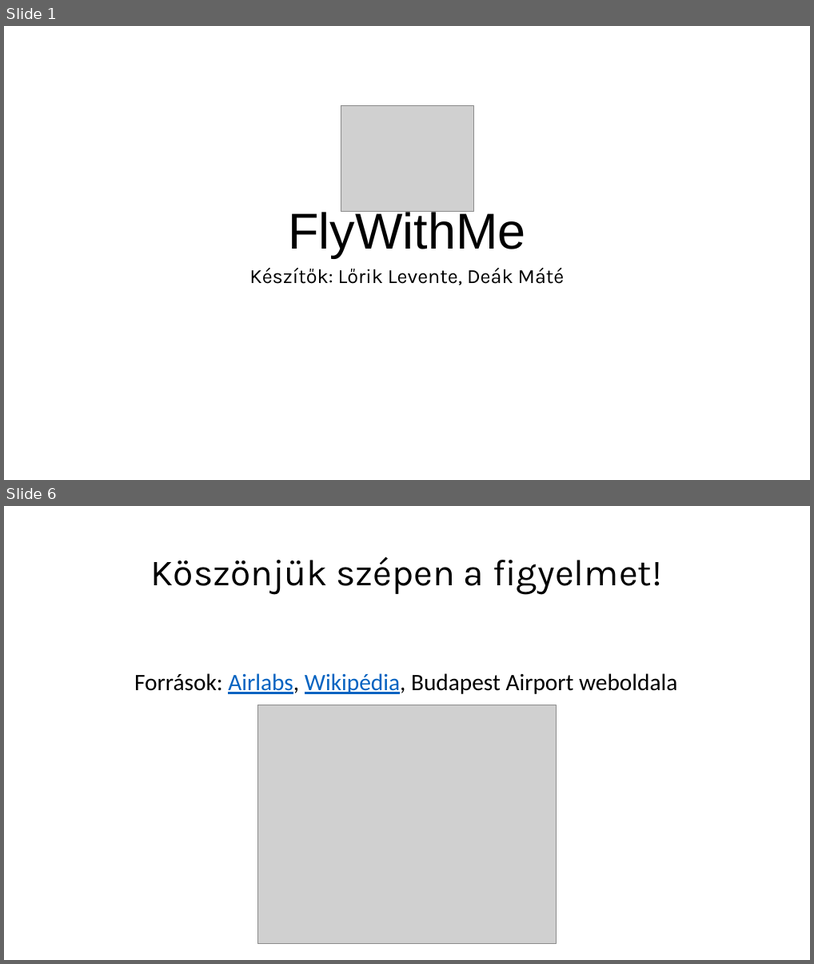
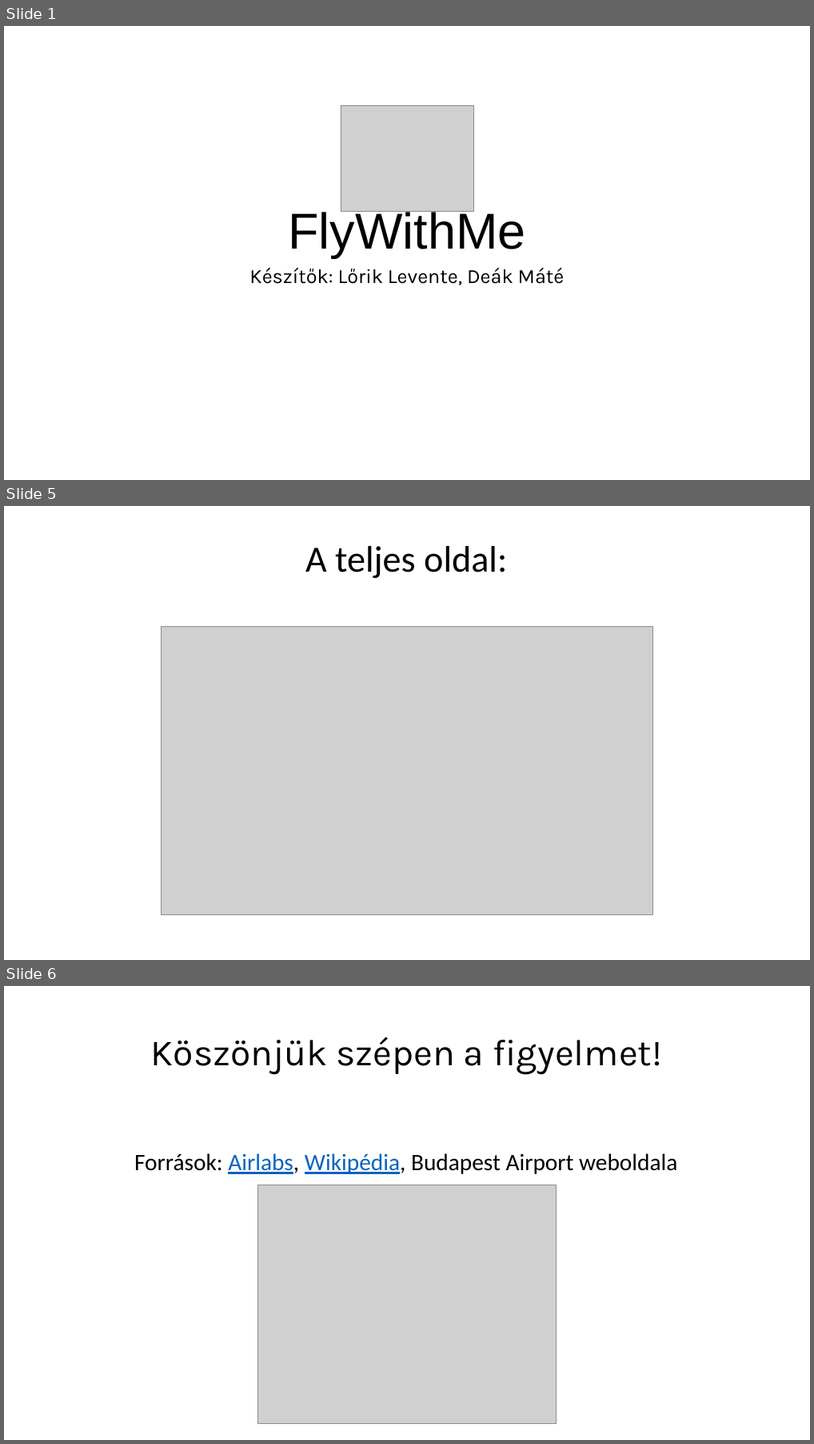
Before and after one commit to Levminer/flywithme, a slide deck: docs/FlyWithMe.pptx. Shown one above the other, each under a label of ours: slides 1 and 6 before the commit, slides 1, 5 and 6 after it; the slides between them are not shown. The pictures are 814x964 and 814x1444 pixels, drawn with LibreOffice and Linux fonts; fonts in the diff are those of the drawing; grey boxes stand for pictures. Boxes give left, top, right and bottom in pixels: in the first picture for what was removed or moved away, otherwise in the second. Text is boxed around its words. In the diff, an @@ line names an element or a change of style, - is before the commit and + after.

```diff
--- a/docs/FlyWithMe.pptx
+++ b/docs/FlyWithMe.pptx
@@ slide 5 added at (x1=4, y1=506, x2=810, y2=960), background #FFFFFF @@
@@ title added at (x1=306, y1=546, x2=507, y2=578), 44 pt, text #000000 @@
+A teljes oldal:
@@ picture added at (x1=162, y1=626, x2=653, y2=914) @@
```
Also in this commit, not shown: 1 slide changed, 2 other slides added, 3 slides removed.
